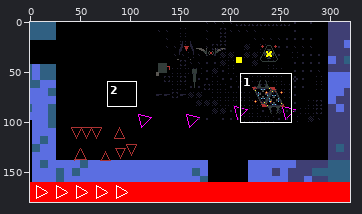
Pixel-art file, stored at rawAssets/enemy mockups.aseprite. The picture above shows the old version from afar; the outline marks the close-up.
Close-up. Before the commit:
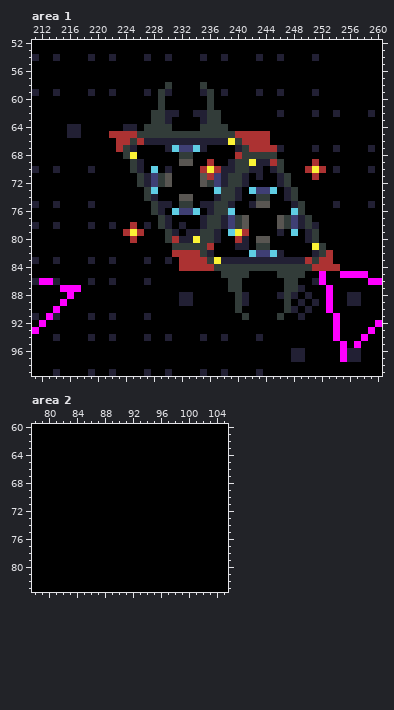
320x180 pixels, 1 frame. Shown: area 1: x 211..260, y 52..99; area 2: x 78..105, y 60..83.
After the commit:
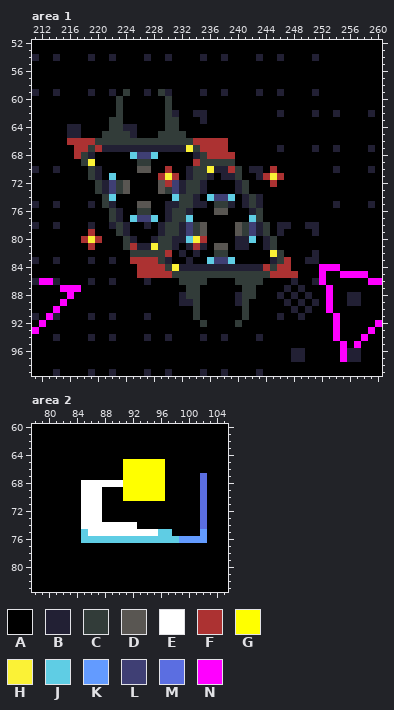
Palette (. is transparent): A #000000  B #222034  C #323c39  D #595652  E #ffffff  F #ac3232  G #ffff00  H #fbf236  J #5fcde4  K #639bff  L #3f3f74  M #5b6ee1  N #ff00ff
The exact change:
layer "Layer 4" added
Area 1, layer "Layer 3":
y 58: x 230 C -> A; x 235 C -> A
y 59: x 224 A -> C; x 236 C -> A
y 60..61: x 223 A -> C; x 229..230 CA -> AC; x 236 C -> A
y 62: x 223 A -> C; x 228..230 CCB -> AAC; x 236..237 CC -> AA
y 63: x 222..223 AA -> CC; x 228..231 CCBA -> AACC; x 236..237 CC -> AA
y 64: x 222..223 AA -> CC; x 227..229 CCC -> AAA; x 231 A -> C; x 235..238 CCCC -> AAAA
y 65: x 221..228 AFFFFCCC -> CCCCBAAA; x 233..244 CCCCCCCFFFFF -> AAAAAAAAAAAA
y 66: x 216..224 AAAAAAAFF -> FFFFCCCCC; x 226..244 FBBBBBBBBBBBBHCFFFF -> CCCCCCCCFFFFFAAAAAA
y 67: x 217..224 AAAAAAFC -> FFCFBBBB; x 226..229 AAAA -> BBBB; x 231..238 JLLJBAAA -> BBHCFFFF; x 240..245 BCFFFF -> AAAAAA
y 68: x 217..219 AAA -> FCB; x 224..228 CHAAA -> AJLLJ; x 232..245 CCAAAAAAFCCCCC -> AABCFFFFAAAAAA
y 69: x 218..219 AA -> CH; x 225..227 CBA -> ACC; x 232..246 DDAAFAABCCHBBFC -> AAFCCCCCAAAAAAA; x 251 F -> A
y 70: x 219..220 BA -> CB; x 225..228 CBAJ -> ADDA; x 230 B -> F; x 233..235 AAF -> BCC; x 237 F -> B; x 239 B -> F; x 241 C -> A; x 245..246 BC -> FA; x 250..252 FHF -> AAA
y 71: x 219..220 AA -> CB; x 222 A -> J; x 226..231 CBLCDA -> AAAFHF; x 233..237 AADFL -> BCCBA; x 239 C -> B; x 241 B -> A; x 244..247 AABC -> FHFA; x 251 F -> A
y 72: x 220..224 AAAAA -> CBLCD; x 226..241 CBLCDAAAADCLBCCB -> AAADFLBCCBAAAABC; x 245..247 ABC -> FAA
y 73: x 220..224 AAAAA -> CBLCD; x 227..235 CJAAAAAAA -> AADCLBCCB; x 237..239 JCC -> AAA; x 241..245 AJLLJ -> CAAAA; x 247..248 BC -> AA
y 74: x 221..222 AA -> CJ; x 227..228 CB -> AA; x 231..234 ADDA -> JCCB; x 236..244 ABCCBAACC -> JLLJABCBA; x 247..248 BC -> AA
y 75: x 221..222 AA -> CB; x 226..229 AACB -> DDAA; x 231 A -> B; x 234 A -> B; x 236 B -> A; x 241..244 ABDD -> BCBA; x 248..249 BC -> AA
y 76: x 222..223 AA -> CB; x 226..234 AACBAJLLJ -> CCAABCCBA; x 236..239 BCCJ -> ADDA; x 242..243 AA -> BC; x 248..249 JC -> AA
y 77: x 222..223 AA -> CB; x 225..229 AAAAC -> JLLJA; x 231..233 AAA -> CCJ; x 235..243 BCCBLCDAA -> AAAAAAAJC; x 246..250 DCLBC -> AAAAA
y 78: x 223..225 AAF -> CBA; x 229..231 CBA -> BCC; x 233..244 AABCCBLCDAAA -> LCDAAAADCLBC; x 246..250 DCLBC -> BBAAB
y 79: x 219 A -> F; x 223..226 AFHF -> CBAA; x 229 A -> B; x 231..237 BABBCCB -> CBLCDAA; x 239..244 JHFAAA -> ADCLBC; x 248 J -> A; x 250..251 BC -> AB
y 80: x 218..220 AAA -> FHF; x 224..225 AF -> CB; x 228..229 AA -> BC; x 231 F -> B; x 233 B -> J; x 235..237 CCB -> FAA; x 240 F -> B; x 242..245 ADDA -> JABC; x 250..251 BC -> AA
y 81: x 219 A -> F; x 224..238 AAAAAAACCCCCFAA -> CFBBHCCBABFBADD; x 243..245 CCA -> ABC; x 251..252 HC -> AA
y 82: x 225..238 AAAAAAFFFFCBAA -> CCCCCFABABAACC; x 242..246 JLLJB -> AAAHC; x 252..253 CF -> AA
y 83: x 225..229 AABAA -> FFFFC; x 232..244 FFFFCHBBBBBBB -> ABAAJLLJAAAAA; x 246..253 BBBBFCFF -> CFAABBAA
y 84: x 226..244 AAAAAAFFFFFCCCCCCCC -> FFFFCHBBBBBBBBBBBBF; x 246..254 CCCCCFFFF -> FFAAAANNN
y 85: x 226..237 AAAAAAAAAAAA -> FFFFFCCCCCCC; x 242..249 AAAACCCC -> CCCFFFFA
y 86: x 232..235 AAAA -> CCCC; x 239 C -> A; x 241..243 AAA -> CCC; x 247..248 CC -> AB
y 87: x 233..234 AA -> CC; x 239..242 CCAA -> AACC; x 247..248 CC -> BA
y 88: x 233..234 BA -> CC; x 240..242 CBA -> BCC; x 247 C -> A
y 89: x 234 A -> C; x 240..241 CB -> BC; x 247 C -> B
y 90: x 234 A -> C; x 240..241 CA -> AC; x 247 C -> A
y 91: x 234 A -> C; x 246 C -> B
y 92: x 235 A -> C; x 240 A -> C
Area 2, layer "Layer 4":
y 65..66: x 91..96 AAAAAA -> GGGGGG
y 67: x 91..96 AAAAAA -> GGGGGG; x 102 A -> M
y 68: x 85..96 AAAAAAAAAAAA -> EEEEEEGGGGGG; x 102 A -> M
y 69..70: x 85..87 AAA -> EEE; x 91..96 AAAAAA -> GGGGGG; x 102 A -> M
y 71..73: x 85..87 AAA -> EEE; x 102 A -> M
y 74: x 85..92 AAAAAAAA -> EEEEEEEE; x 102 A -> M
y 75: x 85..97 AAAAAAAAAAAAA -> JEEEEEEEEEEJJ; x 102 A -> K
y 76: x 85..102 AAAAAAAAAAAAAAAAAA -> JJJJJJJJJJJJJJKKKK
